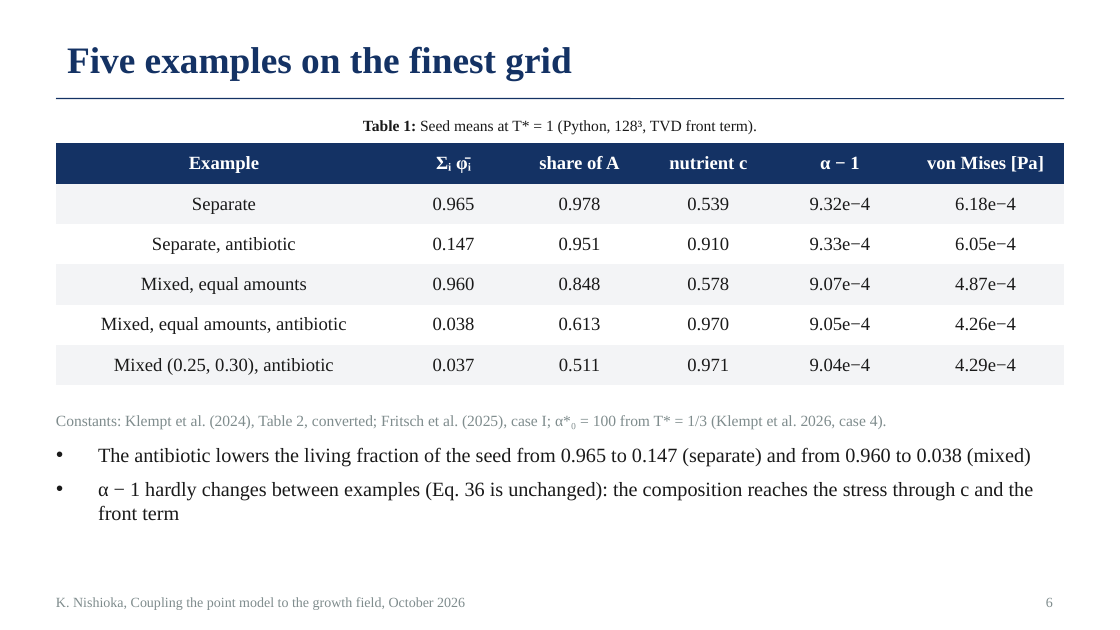
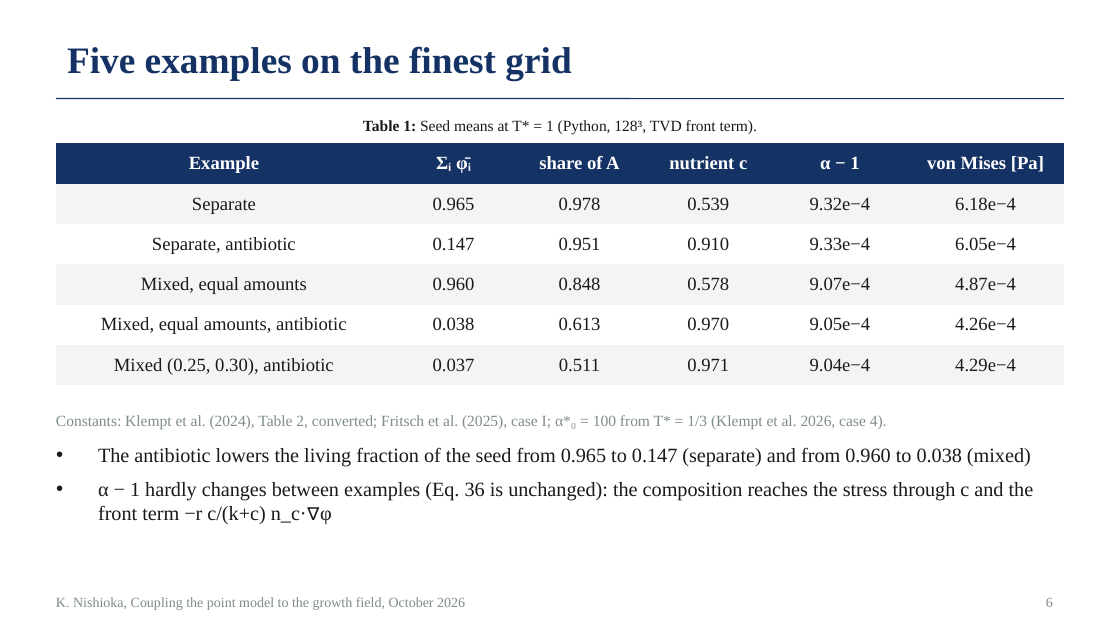
Before and after one commit to keisuke58/pde-fem-biofilm, a slide deck: slide 6 of slides_progress_2026-10.pptx. Drawn at 1120x630 pixels with LibreOffice and Linux fonts; fonts in the diff are those of the drawing. Boxes give left, top, right and bottom in pixels: in the first picture for what was removed or moved away, otherwise in the second. Text is boxed around its words. In the diff, an @@ line names an element or a change of style, - is before the commit and + after.

```diff
--- a/slides_progress_2026-10.pptx
+++ b/slides_progress_2026-10.pptx
@@ text at <box>98,482,1034,525</box>: text changed @@
-• α − 1 hardly changes between examples (Eq. 36 is unchanged): the composition reaches the stress through c and the front term
+• α − 1 hardly changes between examples (Eq. 36 is unchanged): the composition reaches the stress through c and the front term −r c/(k+c) n_c·∇φ
```
Also in this commit, not shown: 5 other slides changed, 7 other files.
